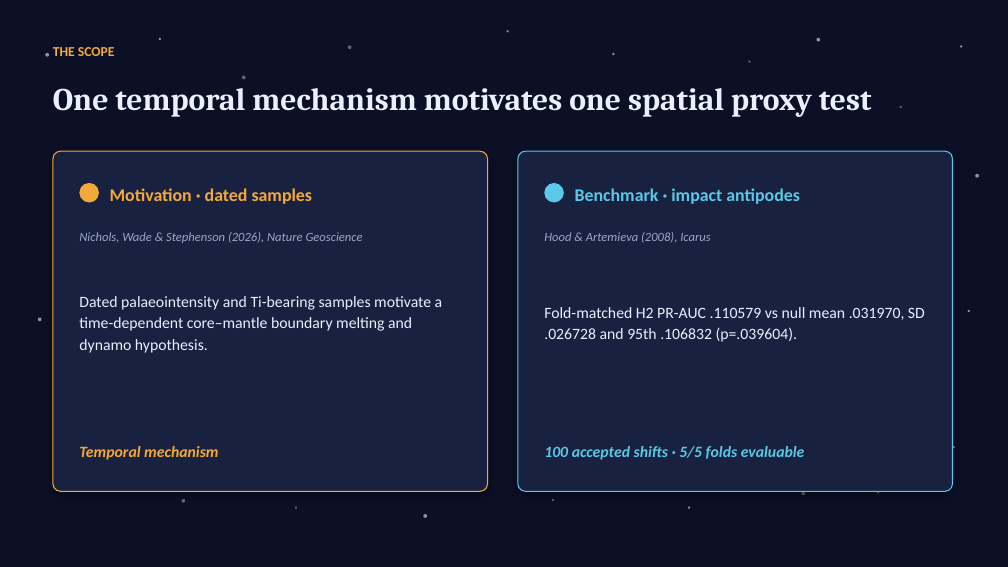
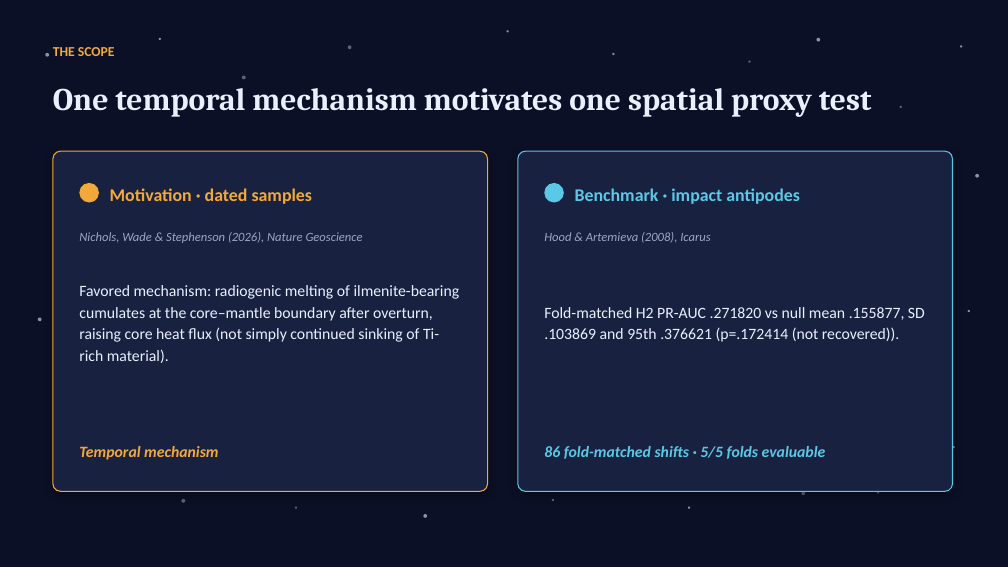
Before and after one commit to lemoon01110/Lunar-Titanium-Magnetism, a slide deck: slide 4 of Paper-and-Pitch/Pitch.pptx. Drawn at 1008x567 pixels with LibreOffice and Linux fonts; fonts in the diff are those of the drawing. Boxes give left, top, right and bottom in pixels: in the first picture for what was removed or moved away, otherwise in the second. Text is boxed around its words. In the diff, an @@ line names an element or a change of style, - is before the commit and + after.

```diff
--- a/Paper-and-Pitch/Pitch.pptx
+++ b/Paper-and-Pitch/Pitch.pptx
@@ text at box(79, 285, 460, 363): text changed @@
-Dated palaeointensity and Ti-bearing samples motivate a time-dependent core–mantle boundary melting and dynamo hypothesis.
+Favored mechanism: radiogenic melting of ilmenite-bearing cumulates at the core–mantle boundary after overturn, raising core heat flux (not simply continued sinking of Ti-rich material).
@@ text at box(544, 307, 925, 342): text changed @@
-Fold-matched H2 PR-AUC .110579 vs null mean .031970, SD .026728 and 95th .106832 (p=.039604).
+Fold-matched H2 PR-AUC .271820 vs null mean .155877, SD .103869 and 95th .376621 (p=.172414 (not recovered)).
@@ text at box(544, 446, 826, 459): text changed @@
-100 accepted shifts · 5/5 folds evaluable
+86 fold-matched shifts · 5/5 folds evaluable
```
Also in this commit, not shown: 10 other slides changed, 34 other files.
